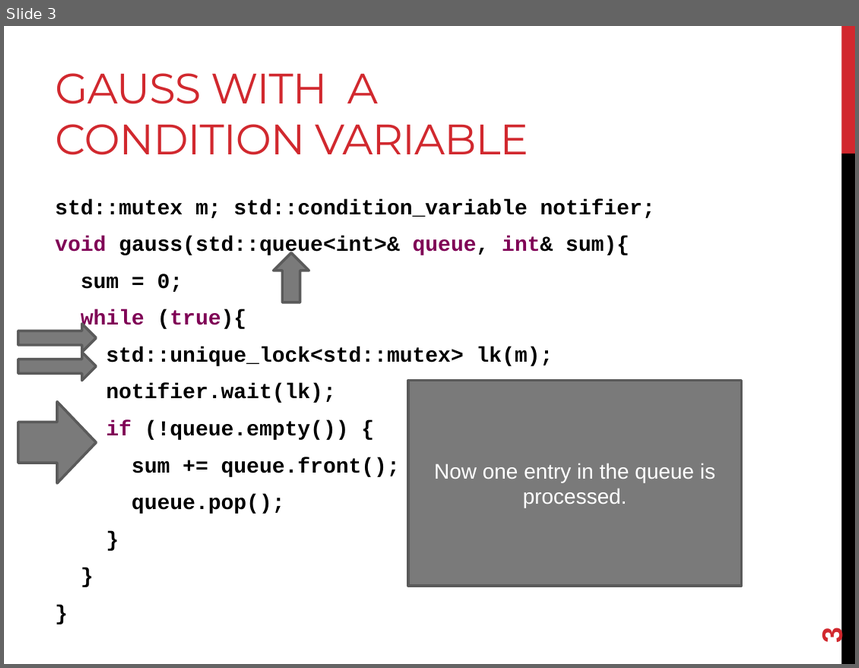
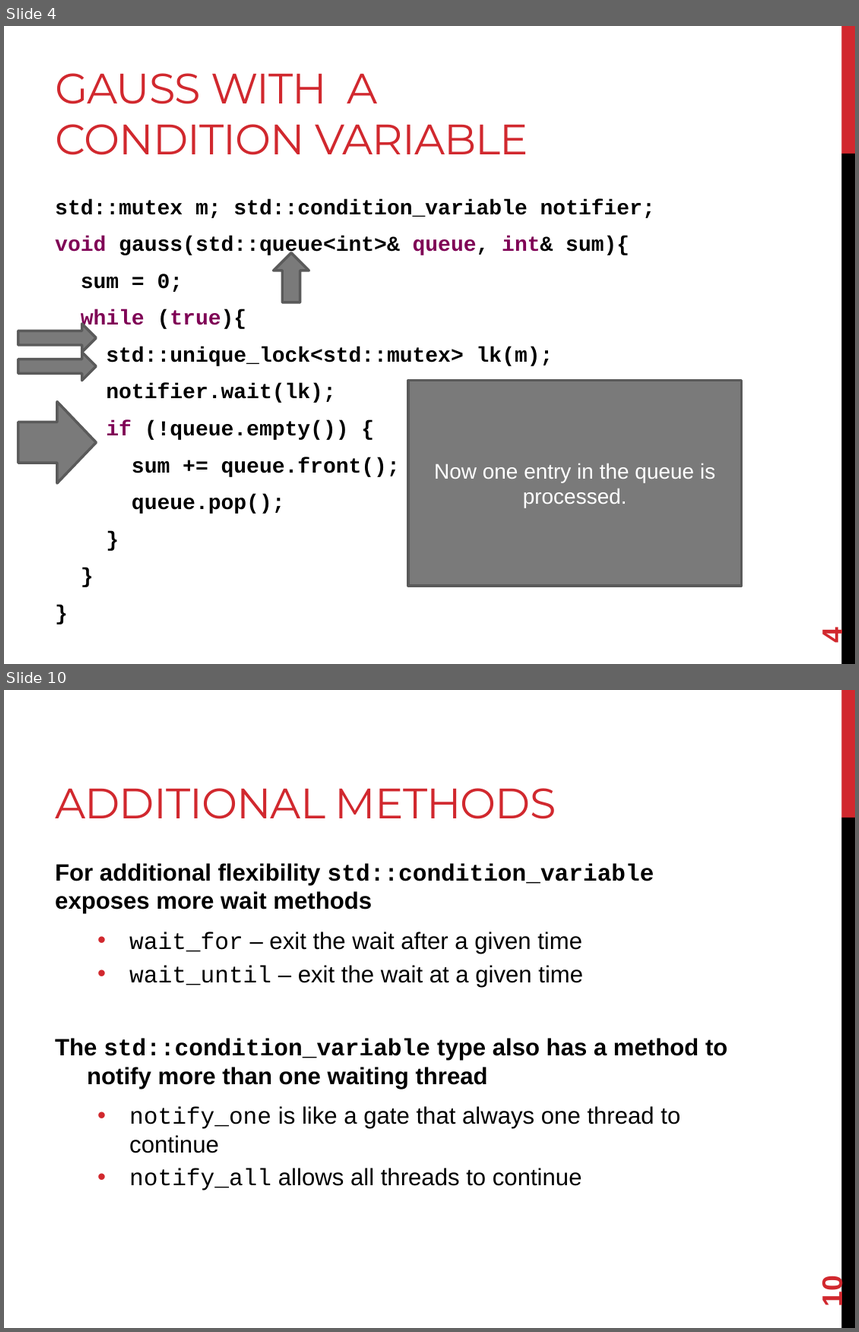
Before and after one commit to joshpeterson/DevelopingConcurrentSoftware, a slide deck: Lectures/Asynchronous Operations/Asynchronous Operations.pptx. Shown one above the other, each under a label of ours: slide 3 before the commit, slides 4 and 10 after it; the slides between them are not shown. The pictures are 859x668 and 859x1332 pixels, drawn with LibreOffice and Linux fonts; fonts in the diff are those of the drawing. Boxes give left, top, right and bottom in pixels: in the first picture for what was removed or moved away, otherwise in the second. Text is boxed around its words. In the diff, an @@ line names an element or a change of style, - is before the commit and + after.

```diff
--- a/Lectures/Asynchronous Operations/Asynchronous Operations.pptx
+++ b/Lectures/Asynchronous Operations/Asynchronous Operations.pptx
@@ slide 10 added at [4, 690, 855, 1328], background #FFFFFF; not listed: 2 template elements that a slide beside it also shows @@
@@ title added at [55, 788, 557, 819], 36 pt, text #D1282E @@
+ADDITIONAL METHODS
@@ text added at [55, 863, 728, 1191], 20 pt, text #000000 @@
+For additional flexibility std::condition_variable exposes more wait methods
+  • wait_for – exit the wait after a given time
+  • wait_until – exit the wait at a given time
+The std::condition_variable type also has a method to notify more than one waiting thread
+  • notify_one is like a gate that always one thread to continue
+  • notify_all allows all threads to continue
@@ page number added at [816, 1279, 848, 1306], 24 pt, text #D1282E, bold @@
+10
@@ what was slide 3 is now slide 4 @@
@@ page number at [816, 629, 848, 644]: text changed @@
-3
+4
```
Also in this commit, not shown: 4 slides changed, 7 other slides added, 4 other files.
